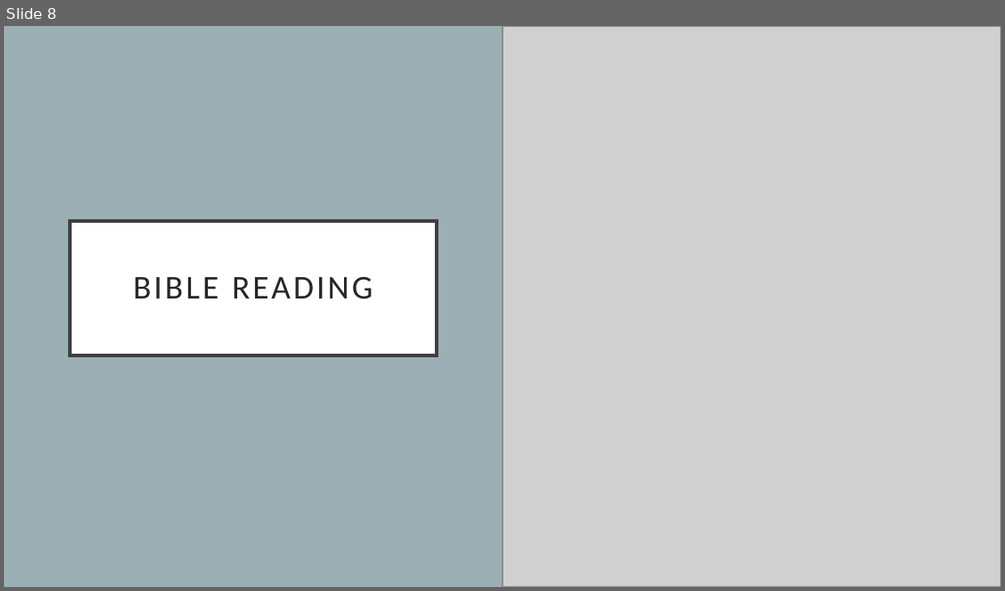
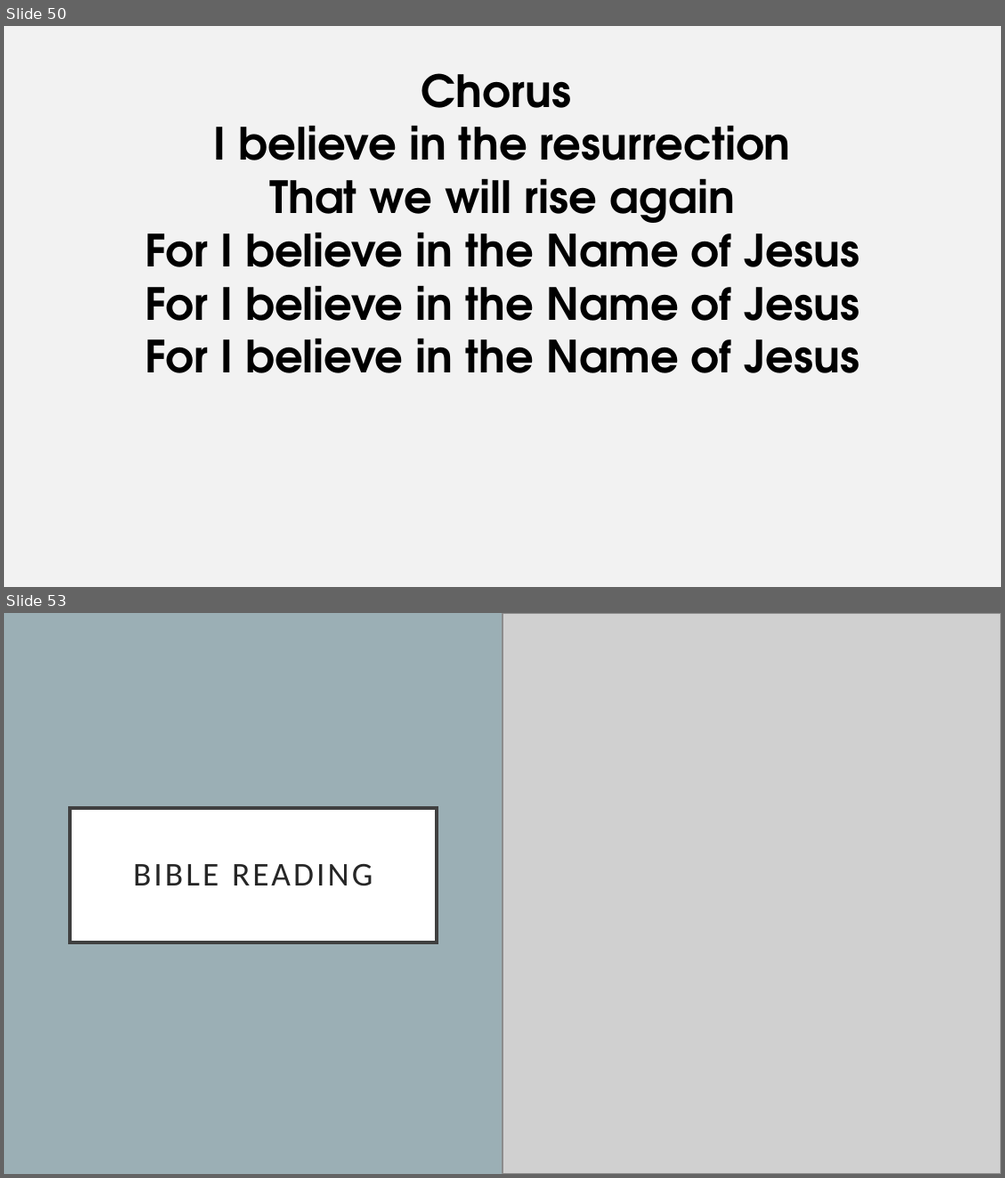
Before and after one commit to pangwuu/Weekly-powerpoint-maker, a slide deck: Slides/19_11_23.pptx. Shown one above the other, each under a label of ours: slide 8 before the commit, slides 50 and 53 after it; the slides between them are not shown. The pictures are 1005x591 and 1005x1178 pixels, drawn with LibreOffice and Linux fonts; fonts in the diff are those of the drawing; grey boxes stand for pictures. Boxes give left, top, right and bottom in pixels: in the first picture for what was removed or moved away, otherwise in the second. Text is boxed around its words. In the diff, an @@ line names an element or a change of style, - is before the commit and + after.

```diff
--- a/Slides/19_11_23.pptx
+++ b/Slides/19_11_23.pptx
@@ slide 50 added at (4, 26, 1001, 587), background #F2F2F2 @@
@@ subtitle added at (145, 73, 859, 373), 32 pt, text #000000, bold @@
+Chorus
+I believe in the resurrection
+That we will rise again
+For I believe in the Name of Jesus
+For I believe in the Name of Jesus
+For I believe in the Name of Jesus
@@ what was slide 8 is now slide 53 @@
```
Also in this commit, not shown: 49 other slides added, 4 slides removed, 12 other files.
